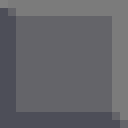
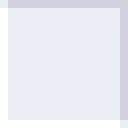
Layer changes from the first 128 × 128 image to the second:
hid group "wallTiles" (5 layers) over [0, 0, 128, 128]
hid "stoneWall" over [0, 0, 128, 128]
hid "darkStoneWall" over [0, 0, 128, 128]
hid "saltWall" over [0, 0, 128, 128]
hid "sandStoneWall" over [0, 0, 128, 128]
added layer "iceFloor" in group "floorTiles" over [0, 0, 128, 128]
hid "stoneFloor" over [0, 0, 128, 128]
hid "saltFloor" over [0, 0, 128, 128]
